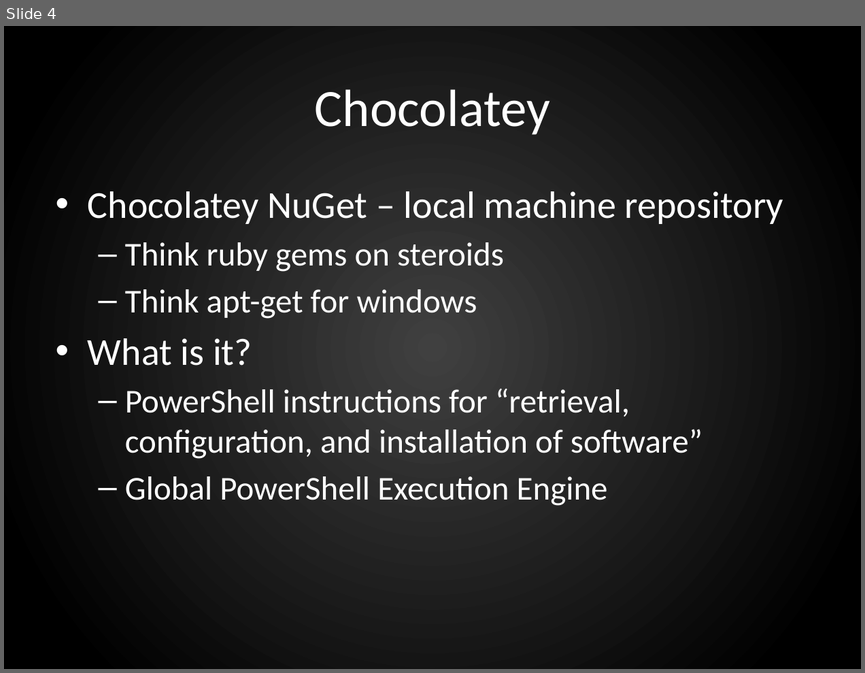
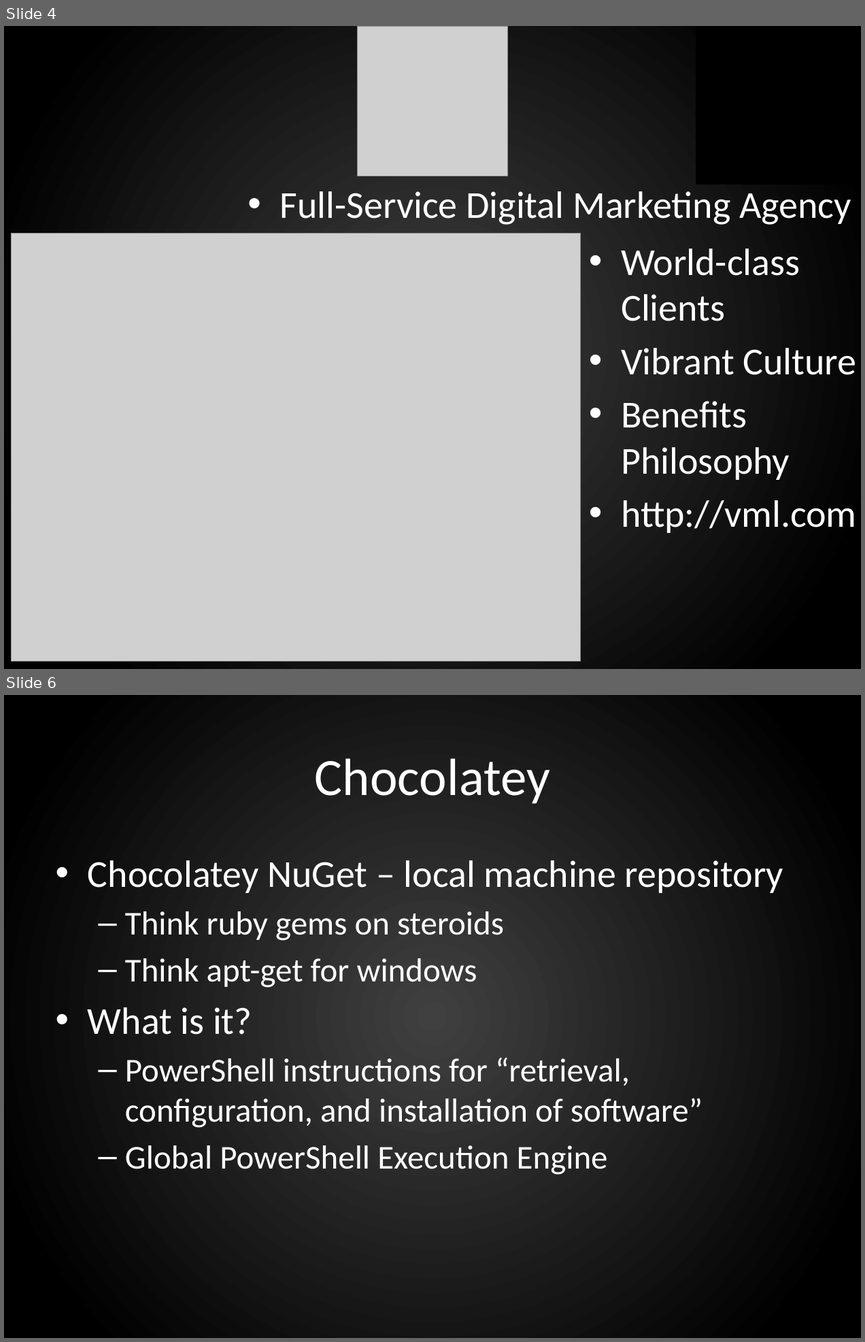
Before and after one commit to ferventcoder/presentations, a slide deck: windows/chocolatey/chocolatey.pptx. Shown one above the other, each under a label of ours: slide 4 before the commit, slides 4 and 6 after it; the slides between them are not shown. The pictures are 865x673 and 865x1342 pixels, drawn with LibreOffice and Linux fonts; fonts in the diff are those of the drawing; grey boxes stand for pictures; background and template pictures are left out. Boxes give left, top, right and bottom in pixels: in the first picture for what was removed or moved away, otherwise in the second. Text is boxed around its words. In the diff, an @@ line names an element or a change of style, - is before the commit and + after.

```diff
--- a/windows/chocolatey/chocolatey.pptx
+++ b/windows/chocolatey/chocolatey.pptx
@@ slide 4 added at [4,26,861,669], background gradient #404040 to #000000 @@
@@ picture added at [357,26,507,176] @@
@@ rectangle added at [696,26,861,183], fill #000000, outline #000000 2 pt @@
@@ text added at [280,191,851,225], 32 pt, text #FFFFFF @@
+• Full-Service Digital Marketing Agency
@@ picture added at [11,233,580,661] @@
@@ text added at [621,248,857,533], 32 pt, text #FFFFFF @@
+• World-class Clients
+• Vibrant Culture
+• Benefits Philosophy
+• http://vml.com
@@ what was slide 4 is now slide 6 @@
```
Also in this commit, not shown: 5 slides changed, 1 other slide added.
